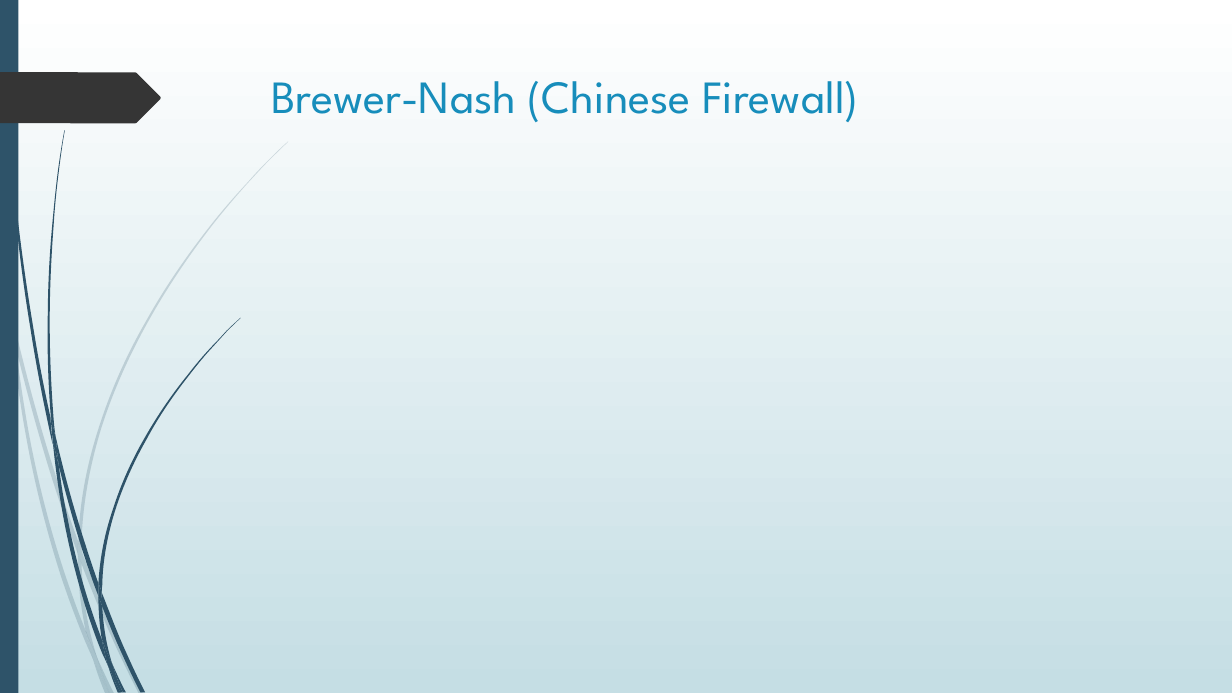
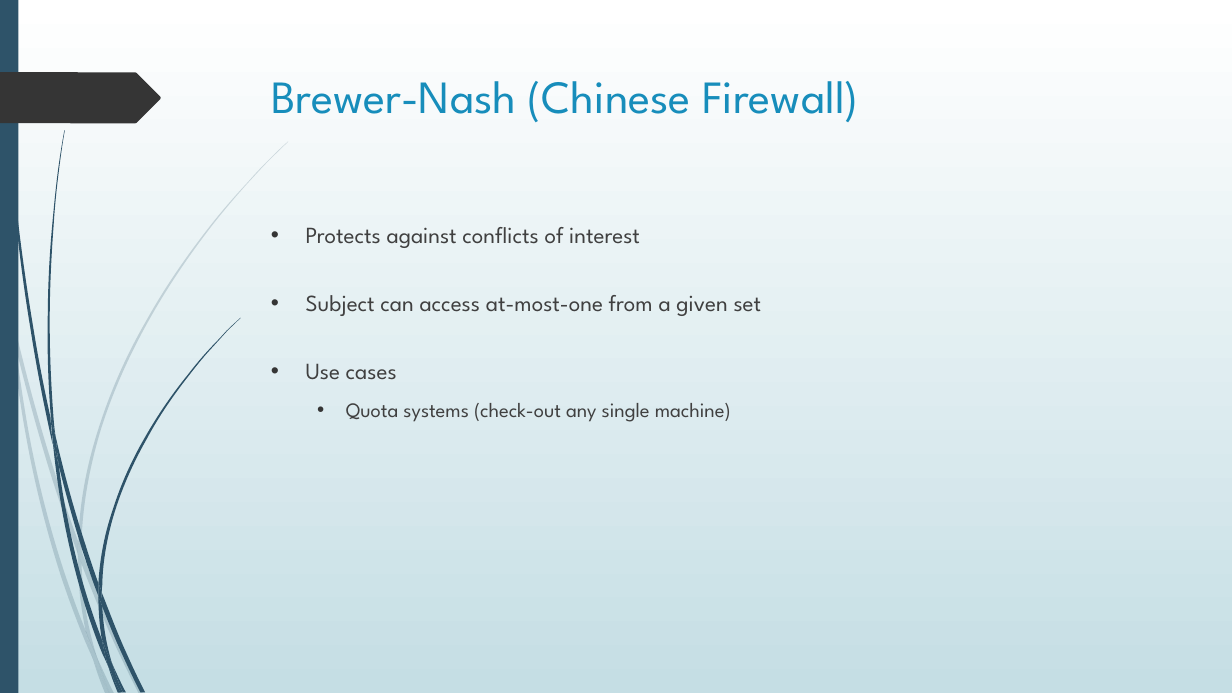
Before and after one commit to dr-natetorious/TIM-7030-Managing_Risks_and_Privacy, a slide deck: slide 8 of Week5_CloudThreats/BachmeierNTIM7030-5.pptx. Drawn at 1232x693 pixels with LibreOffice and Linux fonts; fonts in the diff are those of the drawing. Boxes give left, top, right and bottom in pixels: in the first picture for what was removed or moved away, otherwise in the second. Text is boxed around its words. In the diff, an @@ line names an element or a change of style, - is before the commit and + after.

```diff
--- a/Week5_CloudThreats/BachmeierNTIM7030-5.pptx
+++ b/Week5_CloudThreats/BachmeierNTIM7030-5.pptx
@@ text added at (306,227,762,422), 18 pt, text #404040 @@
+• Protects against conflicts of interest
+• Subject can access at-most-one from a given set
+• Use cases
+  • Quota systems (check-out any single machine)
```
Also in this commit, not shown: 2 other slides changed.
